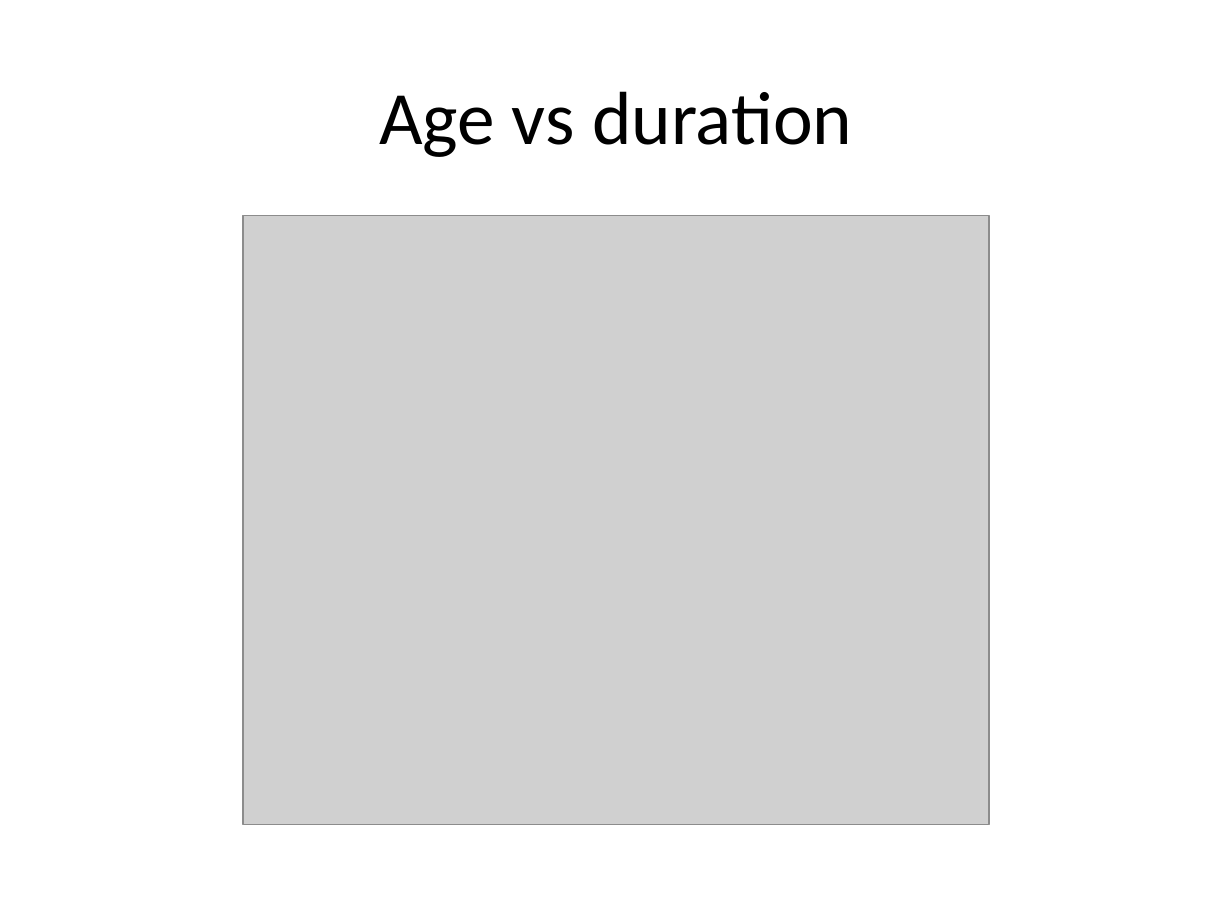
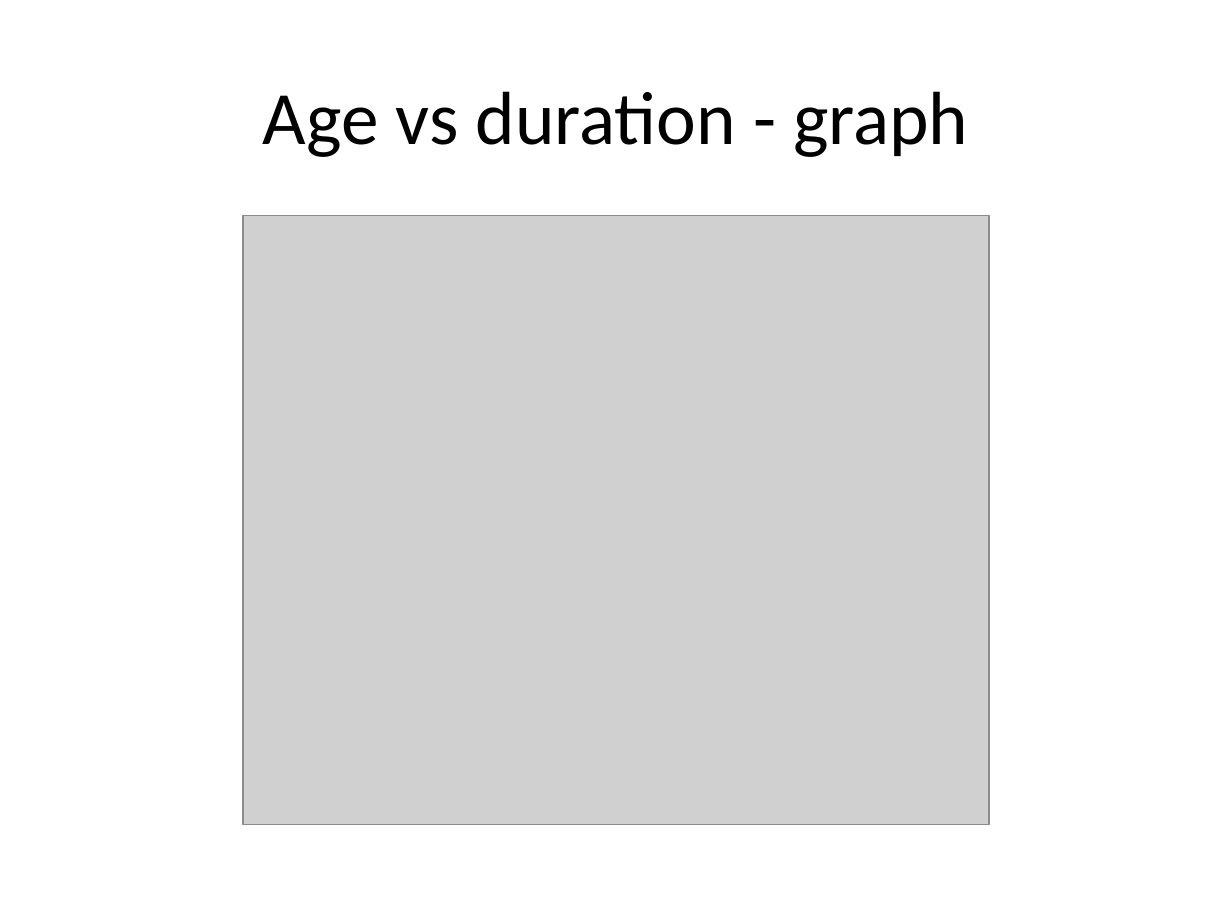
Before and after one commit to classes-medb/5510, a slide deck: slide 45 of src/video-13-statistical-models.pptx (slide 38 before the commit). Drawn at 1232x924 pixels with LibreOffice and Linux fonts; fonts in the diff are those of the drawing; grey boxes stand for pictures. Boxes give left, top, right and bottom in pixels: in the first picture for what was removed or moved away, otherwise in the second. Text is boxed around its words. In the diff, an @@ line names an element or a change of style, - is before the commit and + after.

```diff
--- a/src/video-13-statistical-models.pptx
+++ b/src/video-13-statistical-models.pptx
@@ title at [263,91,968,157]: text changed @@
-Age vs duration
+Age vs duration - graph
```
Also in this commit, not shown: 23 other slides changed, 22 slides added, 11 slides removed, 4 other files.
